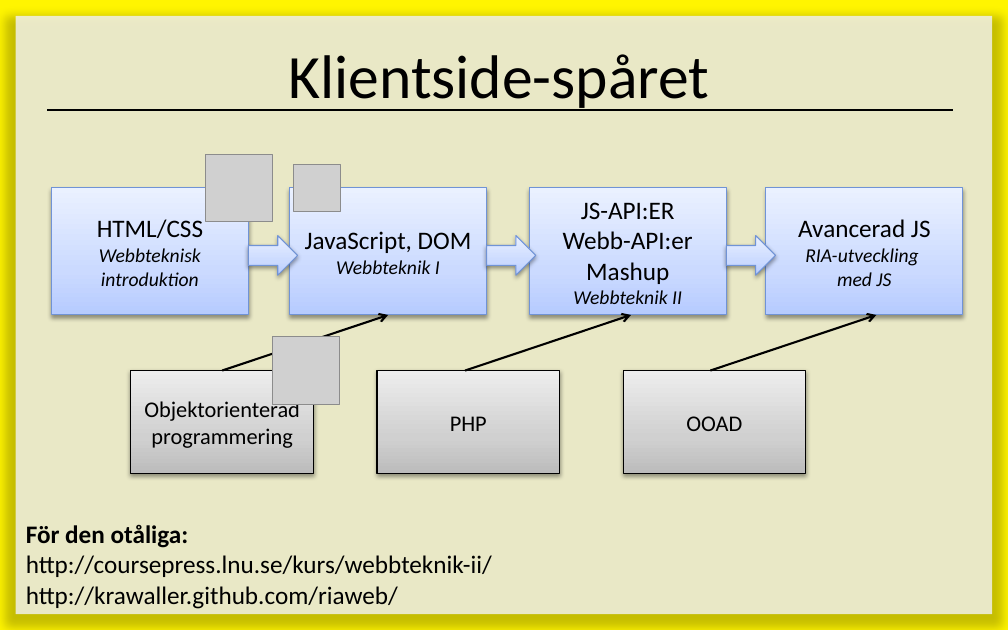
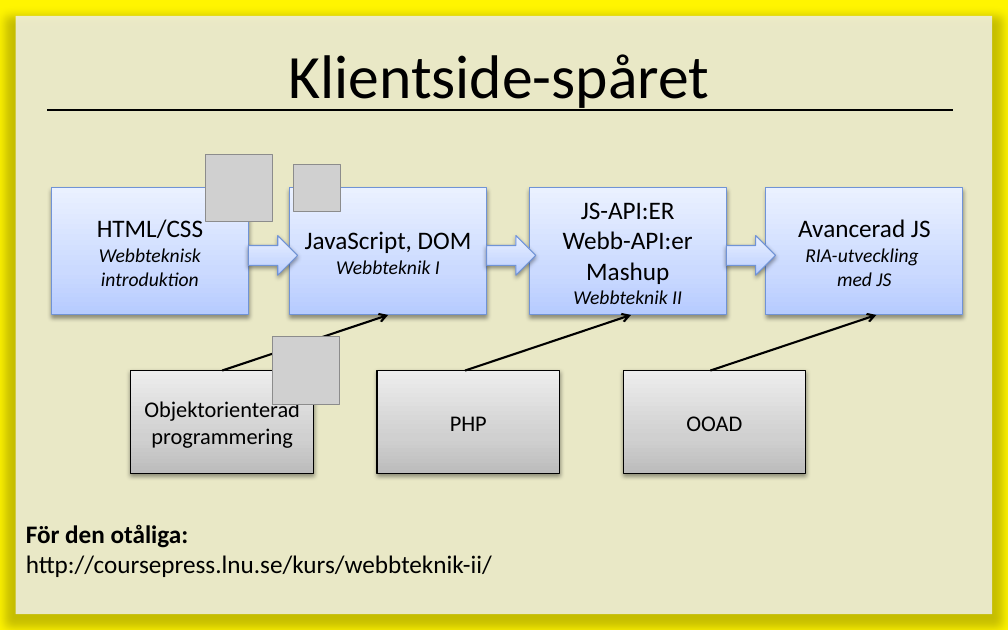
Before and after one commit to ed222an/Kursmaterial-JavaScript, a slide deck: slide 2 of lectures/E00 - Introduktion/Introduktion.pptx. Drawn at 1008x630 pixels with LibreOffice and Linux fonts; fonts in the diff are those of the drawing; grey boxes stand for pictures; background and template pictures are left out. Boxes give left, top, right and bottom in pixels: in the first picture for what was removed or moved away, otherwise in the second. Text is boxed around its words. In the diff, an @@ line names an element or a change of style, - is before the commit and + after.

```diff
--- a/lectures/E00 - Introduktion/Introduktion.pptx
+++ b/lectures/E00 - Introduktion/Introduktion.pptx
@@ text at [26,524,492,577]: text changed @@
-För den otåliga:
-http://coursepress.lnu.se/kurs/webbteknik-ii/ http://krawaller.github.com/riaweb/
+För den otåliga:
+http://coursepress.lnu.se/kurs/webbteknik-ii/
```
Also in this commit, not shown: 7 other slides changed, 1 other file.
